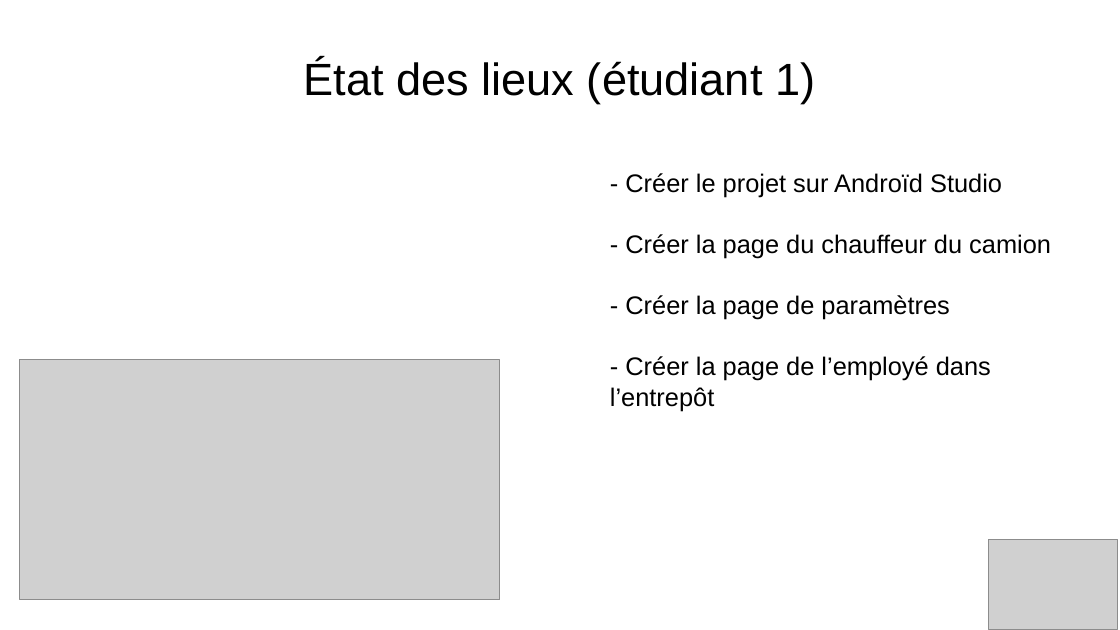
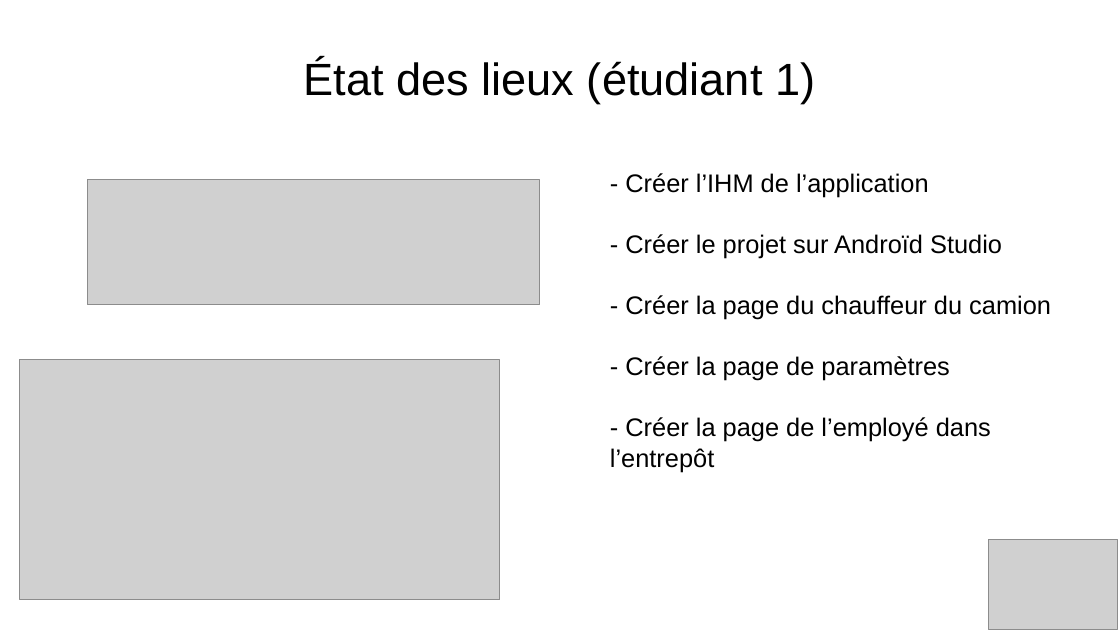
Before and after one commit to Gabin221/Tracking-BLE-documents, a slide deck: slide 26 of Revues/Revues1/presentation_yahya_andrea_gabin.odp (slide 25 before the commit). Drawn at 1120x630 pixels with LibreOffice and Linux fonts; fonts in the diff are those of the drawing; grey boxes stand for pictures. Boxes give left, top, right and bottom in pixels: in the first picture for what was removed or moved away, otherwise in the second. Text is boxed around its words. In the diff, an @@ line names an element or a change of style, - is before the commit and + after.

```diff
--- a/Revues/Revues1/presentation_yahya_andrea_gabin.odp
+++ b/Revues/Revues1/presentation_yahya_andrea_gabin.odp
@@ text at (625,173,929,198): paragraph added @@
+- Créer l’IHM de l’application
@@ picture added at (87,180,541,305) @@
```
Also in this commit, not shown: 10 other slides changed, 1 slide added, 13 other files.
